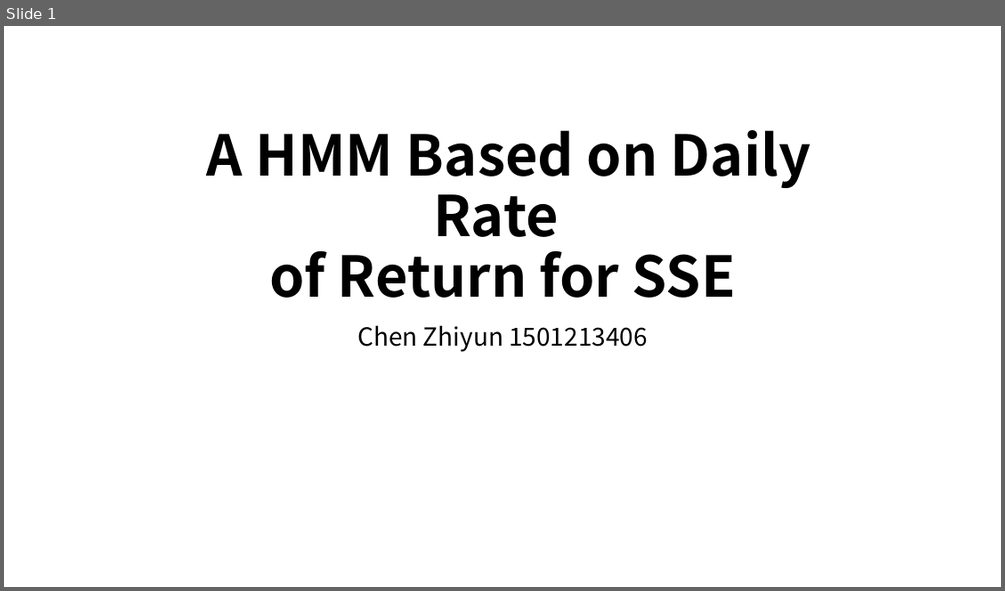
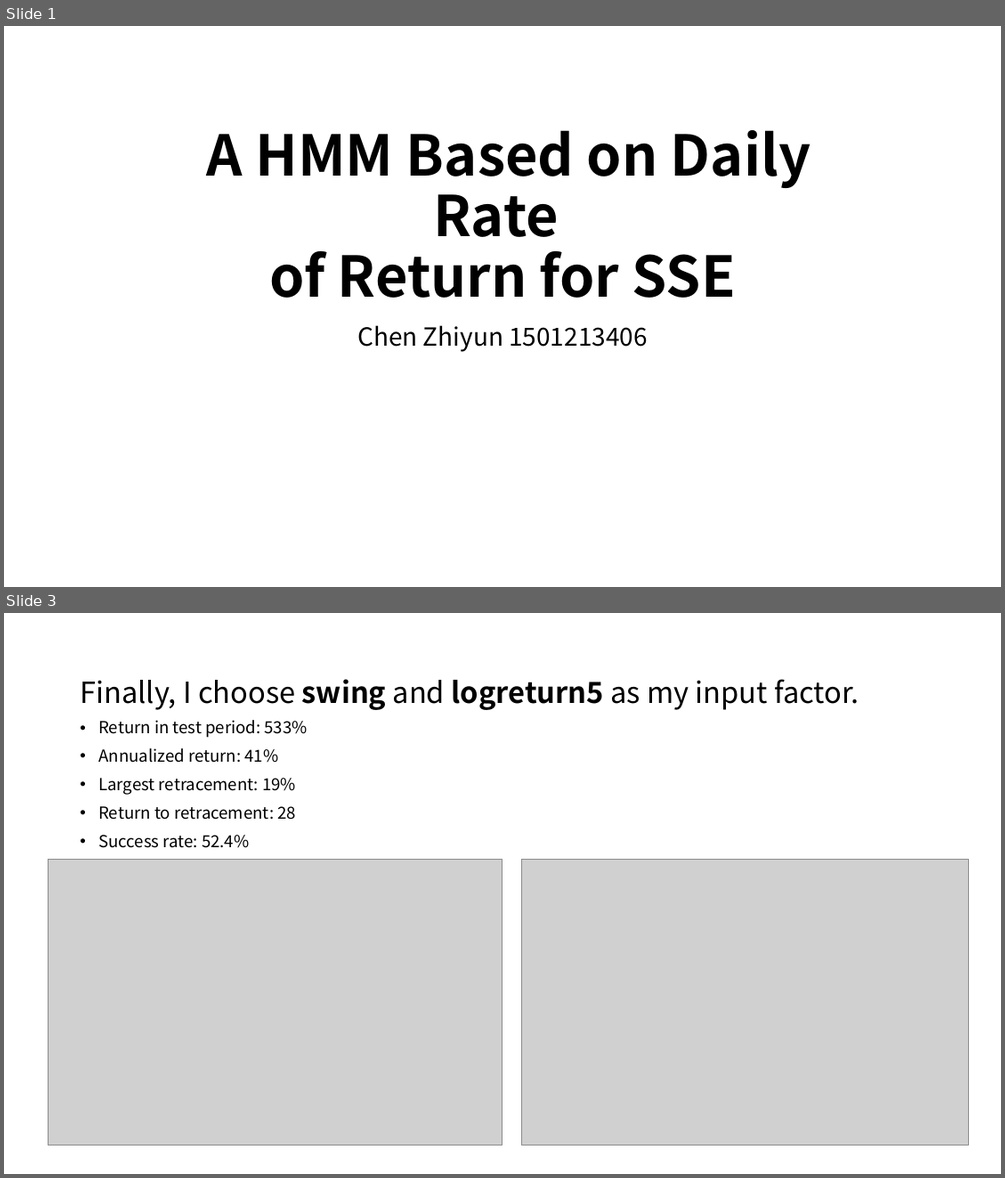
Before and after one commit to chenzhiyunacg/2016.M3.TQF-ML.hmmPrediction, a slide deck: Final presentation.pptx. Shown one above the other, each under a label of ours: slide 1 before the commit, slides 1 and 3 after it; the slides between them are not shown. The pictures are 1005x591 and 1005x1178 pixels, drawn with LibreOffice and Linux fonts; fonts in the diff are those of the drawing; grey boxes stand for pictures. Boxes give left, top, right and bottom in pixels: in the first picture for what was removed or moved away, otherwise in the second. Text is boxed around its words. In the diff, an @@ line names an element or a change of style, - is before the commit and + after.

```diff
--- a/Final presentation.pptx
+++ b/Final presentation.pptx
@@ slide 3 added at [4, 613, 1001, 1174], background #FFFFFF @@
@@ text added at [80, 679, 859, 848], 16 pt, text #000000 @@
+Finally, I choose swing and logreturn5 as my input factor.
+• Return in test period: 533%
+• Annualized return: 41%
+• Largest retracement: 19%
+• Return to retracement: 28
+• Success rate: 52.4%
@@ picture added at [48, 859, 502, 1144] @@
@@ picture added at [522, 859, 969, 1144] @@
```
Also in this commit, not shown: 1 slide changed, 2 other slides added, 1 other file.
